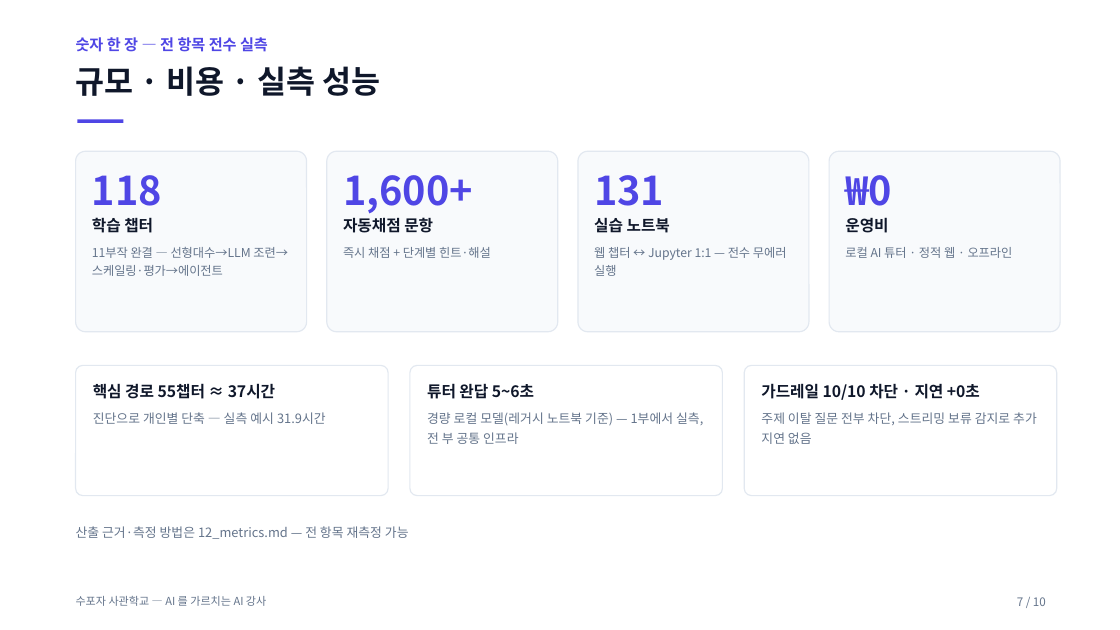
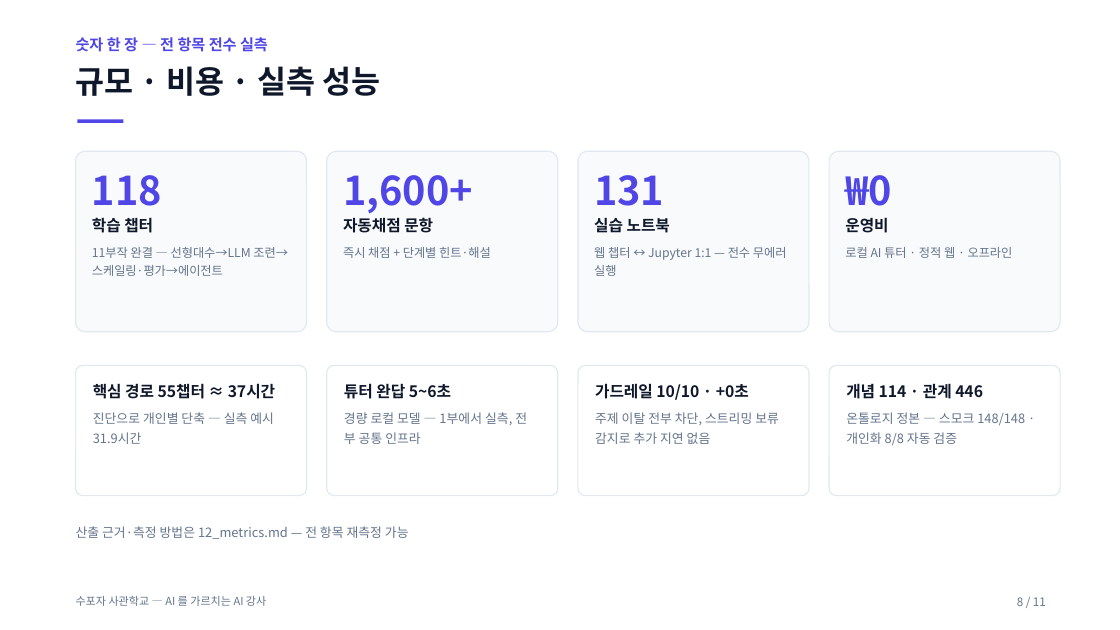
Before and after one commit to jiyupapa/math-platform, a slide deck: slide 8 of docs/hackathon/11_pitch_deck.pptx (slide 7 before the commit). Drawn at 1120x630 pixels with LibreOffice and Linux fonts; fonts in the diff are those of the drawing. Boxes give left, top, right and bottom in pixels: in the first picture for what was removed or moved away, otherwise in the second. Text is boxed around its words. In the diff, an @@ line names an element or a change of style, - is before the commit and + after.

```diff
--- a/docs/hackathon/11_pitch_deck.pptx
+++ b/docs/hackathon/11_pitch_deck.pptx
@@ rounded rectangle "핵심 경로 55챕터 ≈ 37시간": place and size @@
-rounded rectangle "핵심 경로 55챕터 ≈ 37시간" at (76,365,388,496)
+rounded rectangle "핵심 경로 55챕터 ≈ 37시간" at (76,365,307,496)
@@ rounded rectangle "튜터 완답 5~6초": place and size @@
-rounded rectangle "튜터 완답 5~6초" at (410,365,723,496)
+rounded rectangle "튜터 완답 5~6초" at (327,365,558,496)
@@ rounded rectangle "가드레일 10/10 · +0초": place and size @@
-rounded rectangle "가드레일 10/10 · +0초" at (744,365,1057,496)
+rounded rectangle "가드레일 10/10 · +0초" at (578,365,809,496)
@@ text in rounded rectangle at (595,383,779,444): text changed @@
-가드레일 10/10 차단 · 지연 +0초
-주제 이탈 질문 전부 차단, 스트리밍 보류 감지로 추가 지연 없음
+가드레일 10/10 · +0초
+주제 이탈 전부 차단, 스트리밍 보류 감지로 추가 지연 없음
@@ rounded rectangle added at (829,365,1060,496), fill #FFFFFF, outline #E2E8F0 1 pt, 11 pt, text #64748B @@
+개념 114 · 관계 446
+온톨로지 정본 — 스모크 148/148 · 개인화 8/8 자동 검증
@@ text in rounded rectangle at (344,412,527,444): text changed @@
-경량 로컬 모델(레거시 노트북 기준) — 1부에서 실측, 전 부 공통 인프라
+경량 로컬 모델 — 1부에서 실측, 전 부 공통 인프라
@@ text at (1017,597,1046,606): text changed @@
-7 / 10
+8 / 11
```
Also in this commit, not shown: 8 other slides changed, 1 slide added, 39 other files.
